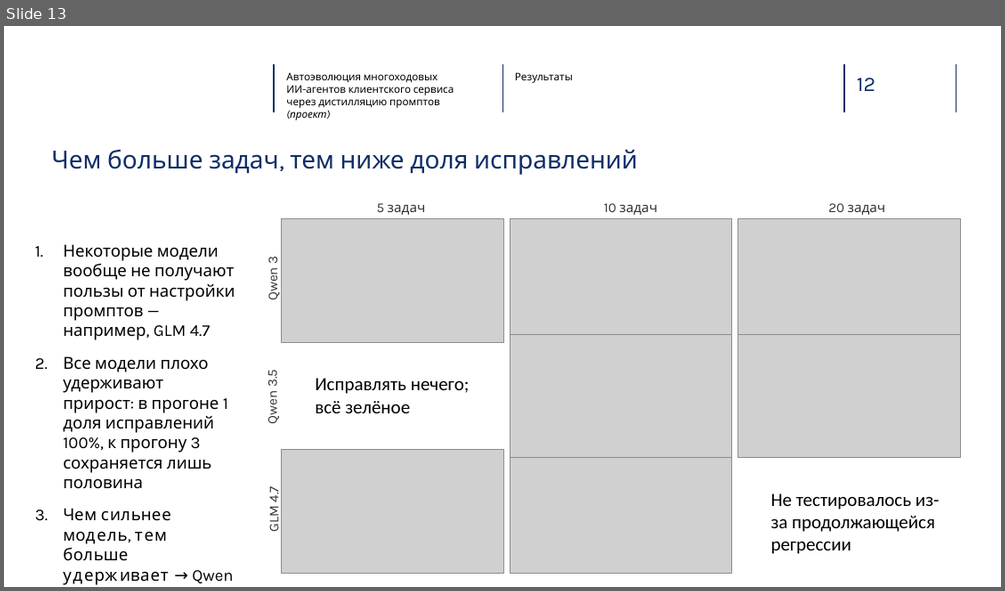
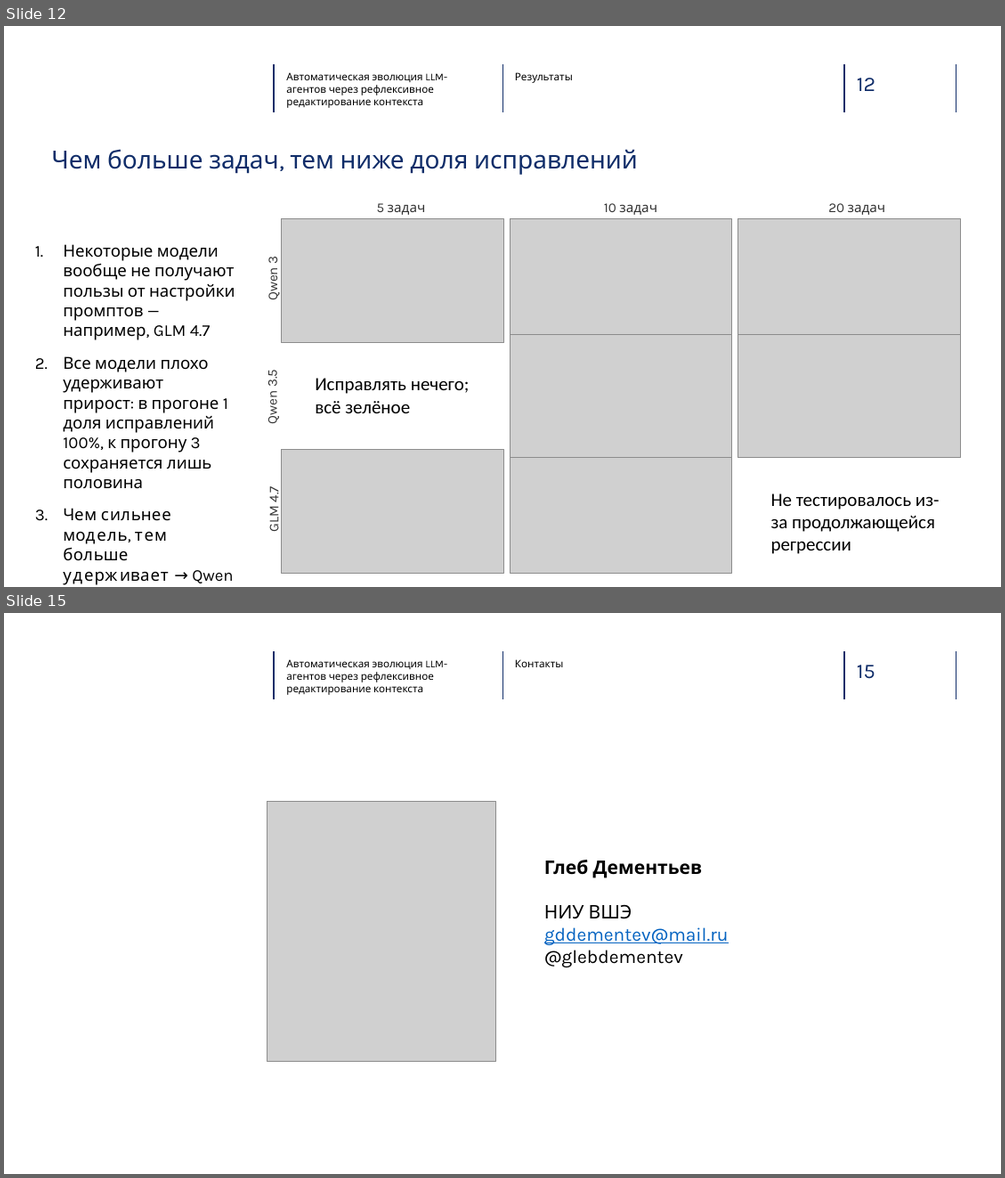
Before and after one commit to glebdementev/tau-evo, a slide deck: slides/defense_ru.pptx. Shown one above the other, each under a label of ours: slide 13 before the commit, slides 12 and 15 after it; the slides between them are not shown. The pictures are 1005x591 and 1005x1178 pixels, drawn with LibreOffice and Linux fonts; fonts in the diff are those of the drawing; grey boxes stand for pictures; background and template pictures are left out. Boxes give left, top, right and bottom in pixels: in the first picture for what was removed or moved away, otherwise in the second. Text is boxed around its words. In the diff, an @@ line names an element or a change of style, - is before the commit and + after.

```diff
--- a/slides/defense_ru.pptx
+++ b/slides/defense_ru.pptx
@@ slide 15 added at bbox=[4, 613, 1001, 1174], background #FFFFFF @@
@@ line added from (274, 651) to (274, 699), #102D69 1 pt @@
@@ text added at bbox=[286, 659, 447, 695], 10 pt, text #000000 @@
+Автоматическая эволюция LLM-агентов через рефлексивное редактирование контекста
@@ line added from (502, 651) to (502, 699), #102D69 1 pt @@
@@ text added at bbox=[515, 659, 564, 667], 10 pt, text #000000 @@
+Контакты
@@ line added from (844, 651) to (844, 699), #102D69 1 pt @@
@@ text added at bbox=[857, 665, 875, 679], 20 pt, text #102D69 @@
+15
@@ line added from (956, 651) to (956, 699), #102D69 1 pt @@
@@ picture added at bbox=[267, 802, 496, 1061] @@
@@ text added at bbox=[544, 860, 728, 967], 18 pt, text #000000 @@
+Глеб Дементьев
+НИУ ВШЭ
+gddementev@mail.ru
+@glebdementev
@@ what was slide 13 is now slide 12 @@
@@ slide 12 changed as well @@
@@ text at bbox=[286, 72, 447, 108]: text changed @@
-Автоэволюция многоходовых
-ИИ-агентов клиентского сервиса через дистилляцию промптов (проект)
+Автоматическая эволюция LLM-агентов через рефлексивное редактирование контекста
```
Also in this commit, not shown: 12 other slides changed, 1 other slide added, 3 slides removed, 2 other files.
